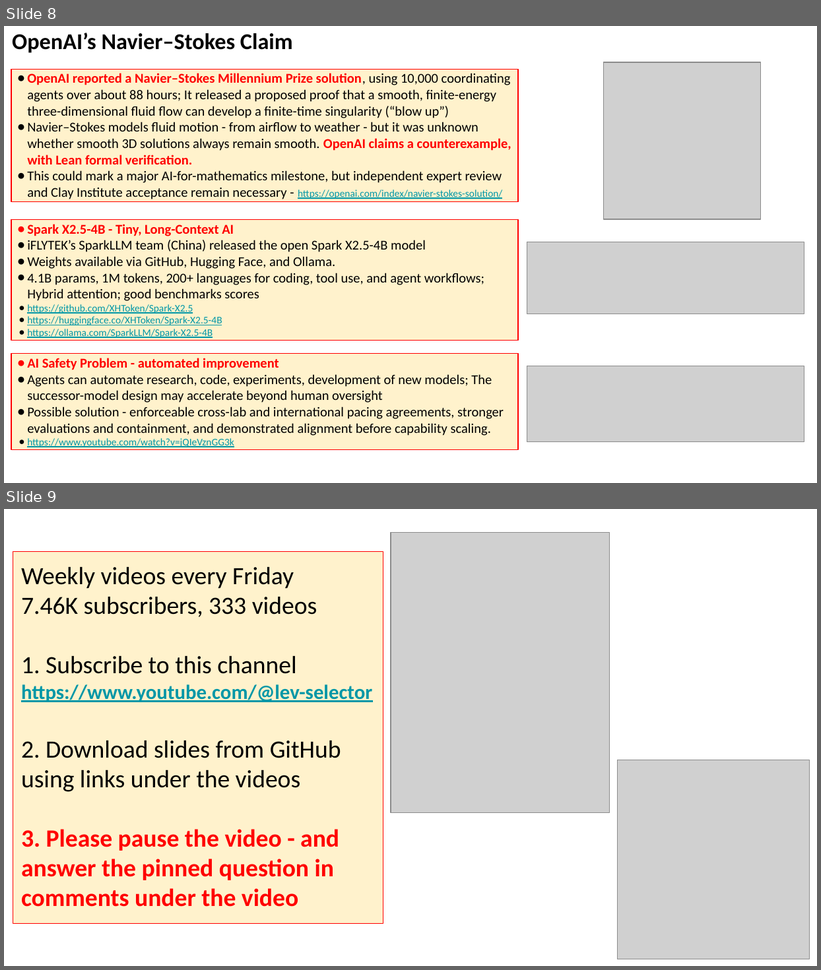
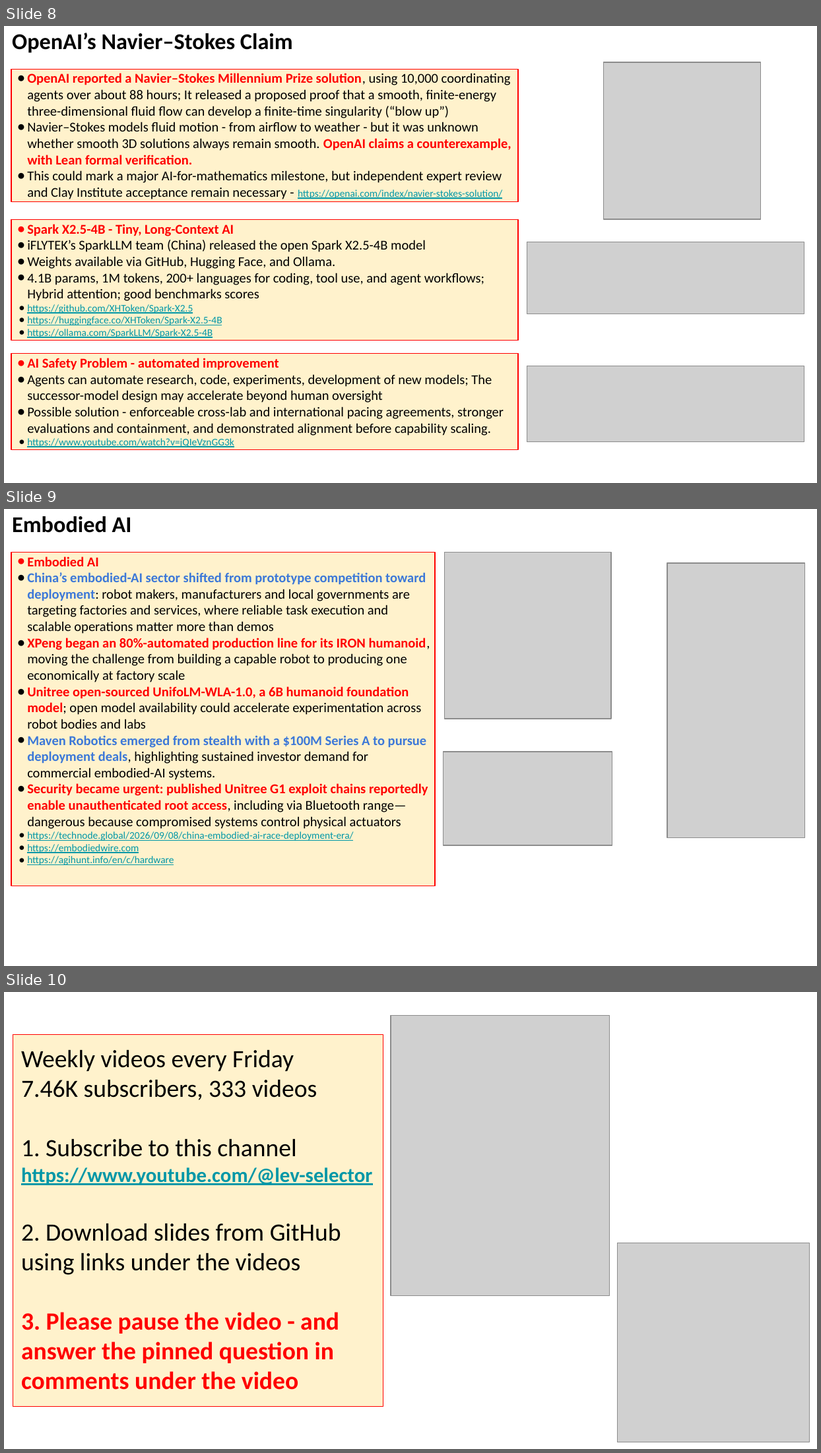
Before and after one commit to lselector/seminar, a slide deck: 2026/2026-09-11-AI-Updates.pptx. Shown one above the other, each under a label of ours: slides 8 and 9 before the commit, slides 8, 9 and 10 after it. The pictures are 821x970 and 821x1453 pixels, drawn with LibreOffice and Linux fonts; fonts in the diff are those of the drawing; grey boxes stand for pictures. Boxes give left, top, right and bottom in pixels: in the first picture for what was removed or moved away, otherwise in the second. Text is boxed around its words. In the diff, an @@ line names an element or a change of style, - is before the commit and + after.

```diff
--- a/2026/2026-09-11-AI-Updates.pptx
+++ b/2026/2026-09-11-AI-Updates.pptx
@@ slide 9 added at [4,509,817,966], background #FFFFFF @@
@@ text added at [12,516,132,533], 20 pt, text #000000, bold @@
+Embodied AI
@@ rectangle added at [11,552,435,887], fill #FFF2CC, outline #FF0000 0.75 pt, 12 pt, text #000000 @@
+● Embodied AI
+● China’s embodied-AI sector shifted from prototype competition toward deployment: robot makers, manufacturers and local governments are targeting factories and services, where reliable task execution and scalable operations matter more than demos
+● XPeng began an 80%-automated production line for its IRON humanoid, moving the challenge from building a capable robot to producing one economically at factory scale
+● Unitree open-sourced UnifoLM-WLA-1.0, a 6B humanoid foundation model; open model availability could accelerate experimentation across robot bodies and labs
+● Maven Robotics emerged from stealth with a $100M Series A to pursue deployment deals, highlighting sustained investor demand for commercial embodied-AI systems.
+● Security became urgent: published Unitree G1 exploit chains reportedly enable unauthenticated root access, including via Bluetooth range—dangerous because compromised systems control physical actuators
+● https://technode.global/2026/09/08/china-embodied-ai-race-deployment-era/
+● https://embodiedwire.com
+● https://agihunt.info/en/c/hardware
@@ picture added at [445,552,611,719] @@
@@ picture added at [667,564,806,838] @@
@@ picture added at [443,752,613,846] @@
@@ what was slide 9 is now slide 10 @@
```
Also in this commit, not shown: 2 slides changed.
